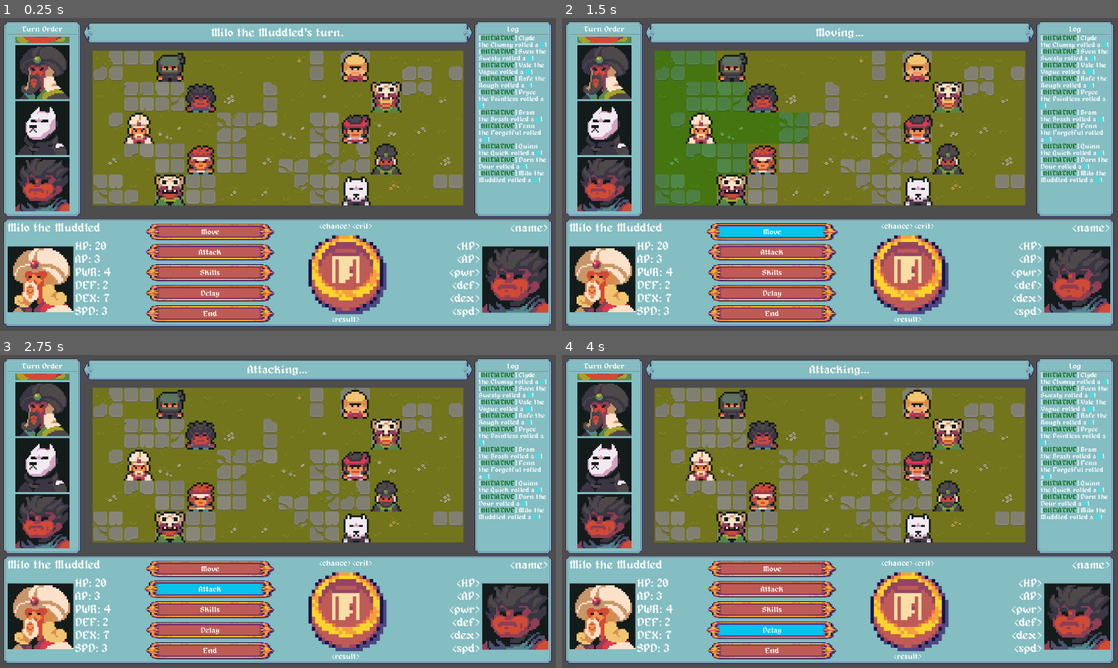
Above: before the commit, frames 1-4 (two rows, left to right).
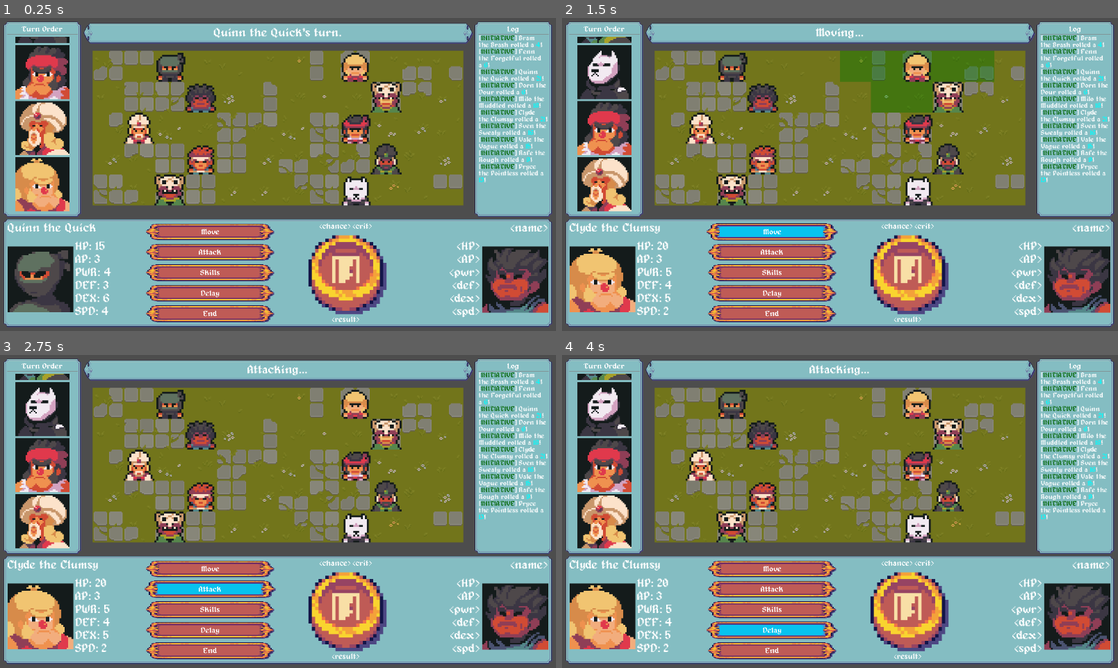
Above: after the commit, the same moments.

Repository: TheOnliestMattastic/Battle-Tactics-Arena
Game: Godot game, scene res://scenes/game.tscn
Two runs of this game, one before a commit and one after it. Both use one fixed random seed, a clock stepped at 60 frames per second and the inputs below.
Inputs (mouse positions are in pixels of both pictures, inside the frame that each line leads up to):
- Up to frame 1 (0.25 s): no input
- Up to frame 2 (1.5 s): click (773, 315) at 0.5 s; click (773, 230) at 1.25 s
- Up to frame 3 (2.75 s): click (211, 589) at 2 s
- Up to frame 4 (4 s): click (773, 608) at 2.75 s; click (773, 630) at 3.5 s

The runs differ from the first frame. In frame 1, 8.7% of the frame differs, in the area x 1-99%, y 3-95%; in frame 2, 19%, in the area x 1-99%, y 5-95%; in frame 3, 8.2%; in frame 4, 8.2%.

Commit message:
Established queue logic to initialize game loop.

Diff:
--- a/scenes/actor.tscn
+++ b/scenes/actor.tscn
@@ -60,7 +60,7 @@
 &"idle": SubResource("Animation_w6j74")
 }
 
-[node name="Actor" type="Area2D" unique_id=1497125434]
+[node name="Actor" type="Area2D" unique_id=1216683743]
 script = ExtResource("1_0qi0m")
 
 [node name="Sprite" type="Sprite2D" parent="." unique_id=1376264151]
--- a/scenes/game.tscn
+++ b/scenes/game.tscn
@@ -910,4 +910,5 @@
 
 [connection signal="pressed" from="UI/HUD/baseBox/bottomPanel/innerMargin/contentBox/ActionMenu/actionMenu/moveButton" to="UI" method="_on_move_button_pressed"]
 [connection signal="pressed" from="UI/HUD/baseBox/bottomPanel/innerMargin/contentBox/ActionMenu/actionMenu/attackButton" to="UI" method="_on_attack_button_pressed"]
+[connection signal="pressed" from="UI/HUD/baseBox/bottomPanel/innerMargin/contentBox/ActionMenu/actionMenu/endButton" to="UI" method="_on_end_button_pressed"]
 [connection signal="cell_pressed" from="UI/GridMap" to="." method="_on_grid_map_cell_pressed"]
--- a/scripts/entities/ent_Actor.gd
+++ b/scripts/entities/ent_Actor.gd
@@ -1,12 +1,11 @@
 @tool
 class_name Actor
-extends Node2D
+extends Area2D
 
 # Configs
 @export var data: ActorData
 @onready var anim: AnimationPlayer = $AnimPlayer
 @onready var sprite: Sprite2D = $Sprite
-var active: bool = false
 var target: bool = false
 
 # Components
--- a/scripts/sys/sys_CombatManager.gd
+++ b/scripts/sys/sys_CombatManager.gd
@@ -6,11 +6,8 @@
 @onready var grid_map: Grid = %GridMap
 
 func roll_for_init(queue: Array[Actor]) -> void:
-	for actor in queue: Manifest.combatants[actor]["init"] = Dice.roll_d10() + actor.data.spd
+	for actor in queue: Manifest.combatants[actor]["init"] = Dice.roll_d20() + actor.data.spd
 	queue.sort_custom(func(a, b): return Manifest.combatants[a]["init"] > Manifest.combatants[b]["init"])
-
-func initiate_turn(queue: Array[Actor]) -> void:
-	queue[0].active = true
 
 func get_cells_in_range(actor) -> Array:
 	var start_pos = Vector2i(actor.position) / GameMaster.CELL_SIZE
@@ -82,7 +79,8 @@
 		game_master.actor_defeated(defender)
 
 func spend_ap(actor: Actor, ammount: int = 1) -> void:
-	if Manifest.combatants[actor]["AP"] >= ammount:
-		Manifest.combatants[actor]["AP"] = Manifest.combatants[actor]["AP"] - ammount
-	else:
-		display_manager.log_to_banner("Not enough AP!")
+	if has_enough_ap(actor, ammount): Manifest.combatants[actor]["AP"] = Manifest.combatants[actor]["AP"] - ammount
+	else: print("[I AM ERROR] spend_ap edge was activated!")
+
+func has_enough_ap(actor: Actor, ammount: int = 1) -> bool:
+	return Manifest.combatants[actor]["AP"] >= ammount
--- a/scripts/sys/sys_DisplayManager.gd
+++ b/scripts/sys/sys_DisplayManager.gd
@@ -16,8 +16,12 @@
 # === Signals ===
 func _on_move_button_pressed() -> void: # Toggle move state
 	game_master.toggle_state(GameMaster.State.MOVE)
+
 func _on_attack_button_pressed() -> void: # Toggle attack state
 	game_master.toggle_state(GameMaster.State.ATTACK)
+
+func _on_end_button_pressed() -> void:
+	game_master.end_turn()
 
 # === Display Queue Info ===
 func display_queue(queue: Array[Actor]) -> void:
@@ -58,7 +62,6 @@
 	for child in target_display.get_node("HBoxContainer/TargetActorPortrait").get_children():
 		child.queue_free()
 	target_display.get_node("HBoxContainer/TargetActorPortrait").add_child(portrait)
-	#portrait.actor_name = target.data.name # link actor to portrait
 	portrait.texture = target.data.faceset # populate portrait w/texture
 	target_display.get_node("name").text = target.data.name
 	target_display.get_node("HBoxContainer/TargetActorStatMargin/TargetActorStatBox/hp").text = str(Manifest.combatants[target]["HP"]) + " :HP"
--- a/scripts/sys/sys_GameMaster.gd
+++ b/scripts/sys/sys_GameMaster.gd
@@ -21,10 +21,8 @@
 
 # === On Startup ===
 func _ready() -> void:
-	var flank = combat_manager.get_child(0).get_children()
-	var vanguard = combat_manager.get_child(1).get_children()
-	Manifest.queue.append_array(vanguard)
-	Manifest.queue.append_array(flank)
+	var combatants = get_combatants()
+	Manifest.queue.append_array(combatants)
 	Manifest.add_combatants(Manifest.queue)
 
 	for combatant in Manifest.combatants: grid_map.toggle_obstacle(Vector2i(combatant.position) / CELL_SIZE, true)
@@ -32,7 +30,6 @@
 	combat_manager.roll_for_init(Manifest.queue)
 	display_manager.log_init()
 	display_manager.display_queue(Manifest.queue)
-	combat_manager.initiate_turn(Manifest.queue)
 	toggle_state(State.IDLE)
 
 # === Per Frame ===
@@ -75,9 +72,7 @@
 			if not target: return display_manager.log_to_banner("No target...")
 
 			# TESTING: AP mechanics; need to move later
-			var current_ap = Manifest.combatants[attacker]["AP"]
-			var ap_cost = 1
-			if not ap_cost <= current_ap: return display_manager.log_to_banner("Not enough AP.")
+			if not combat_manager.has_enough_ap(attacker): return display_manager.log_to_banner("Not enough AP...")
 			combat_manager.spend_ap(attacker)
 
 			# calculate hit and log
@@ -118,3 +113,22 @@
 	Manifest.remove_from_queue(actor)
 	actor.queue_free()
 	grid_map.toggle_obstacle(coords, false)
+
+func end_turn() -> void:
+	Manifest.queue.pop_front()
+	if Manifest.queue.size() == 0:
+		var combatants = get_combatants()
+		Manifest.queue.clear()
+		Manifest.queue.append_array(combatants)
+		combat_manager.roll_for_init(Manifest.queue)
+		display_manager.log_init()
+	display_manager.display_queue(Manifest.queue)
+	toggle_state(State.IDLE)
+
+func get_combatants() -> Array:
+	var combatants: Array
+	var a = combat_manager.get_child(0).get_children()
+	var b = combat_manager.get_child(1).get_children()
+	combatants.append_array(a)
+	combatants.append_array(b)
+	return combatants
